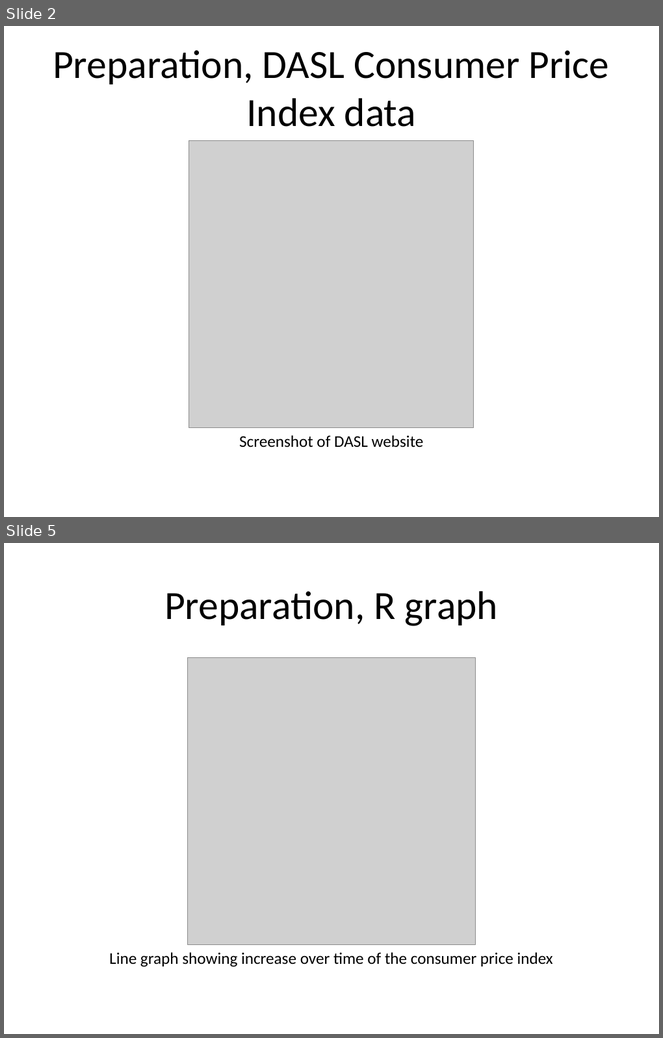
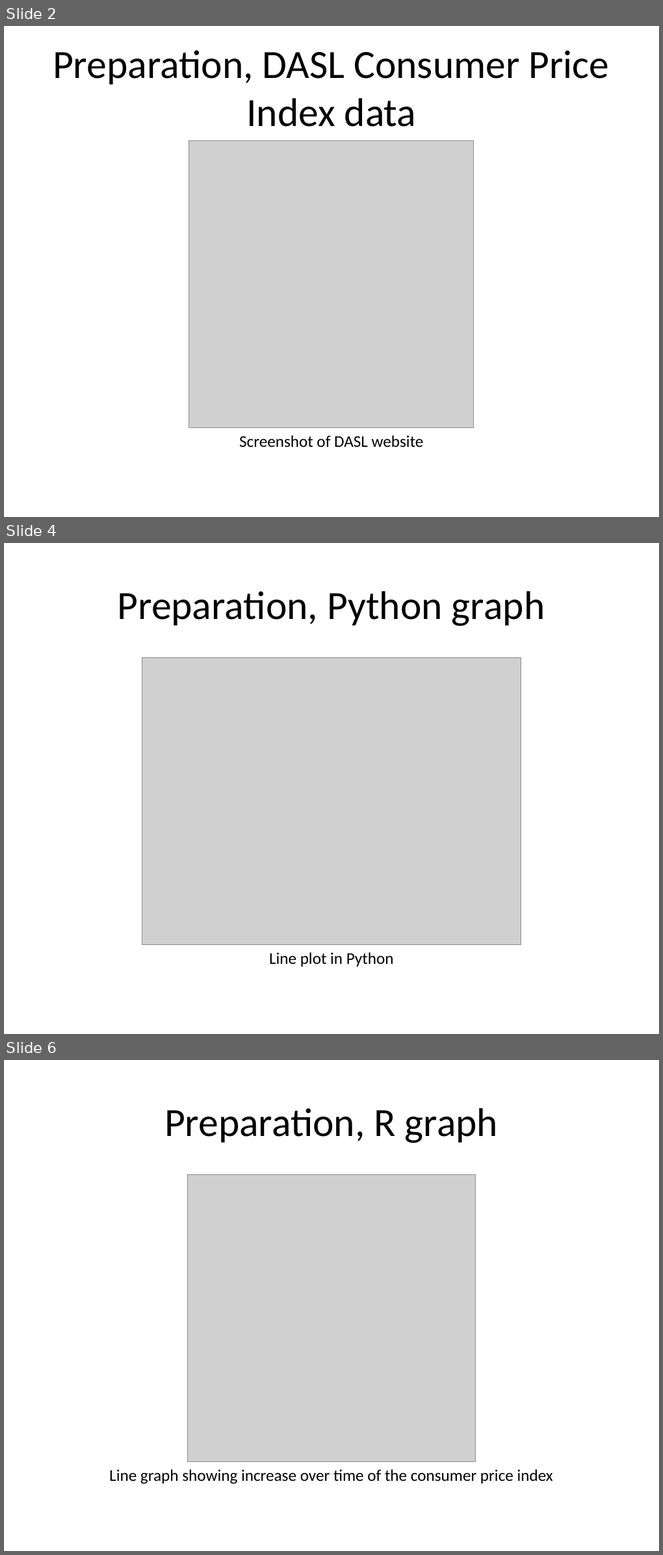
Before and after one commit to pmean/data-visualization, a slide deck: data-viz-03/component/preparation.pptx. Shown one above the other, each under a label of ours: slides 2 and 5 before the commit, slides 2, 4 and 6 after it; the slides between them are not shown. The pictures are 663x1038 and 663x1555 pixels, drawn with LibreOffice and Linux fonts; fonts in the diff are those of the drawing; grey boxes stand for pictures. Boxes give left, top, right and bottom in pixels: in the first picture for what was removed or moved away, otherwise in the second. Text is boxed around its words. In the diff, an @@ line names an element or a change of style, - is before the commit and + after.

Commit message:
Added Python and Tableau to data-viz-03 fundamentals

```diff
--- a/data-viz-03/component/preparation.pptx
+++ b/data-viz-03/component/preparation.pptx
@@ slide 4 added at [4, 543, 659, 1034], background #FFFFFF @@
@@ title added at [118, 591, 545, 626], 44 pt, text #000000 @@
+Preparation, Python graph
@@ picture added at [142, 657, 521, 945] @@
@@ text added at [269, 953, 394, 967], 18 pt, text #000000 @@
+Line plot in Python
@@ what was slide 5 is now slide 6 @@
```
Also in this commit, not shown: 1 slide changed, 3 other slides added, 2 slides removed, 23 other files.
